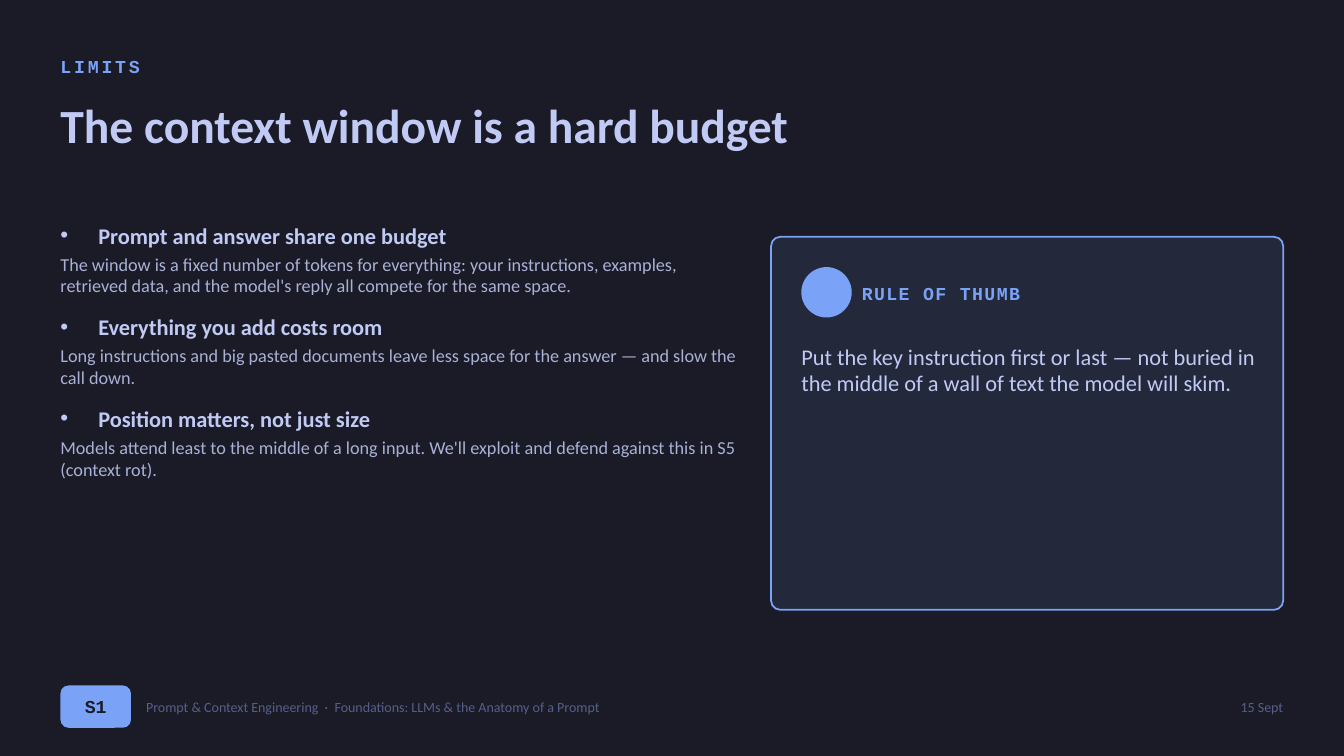
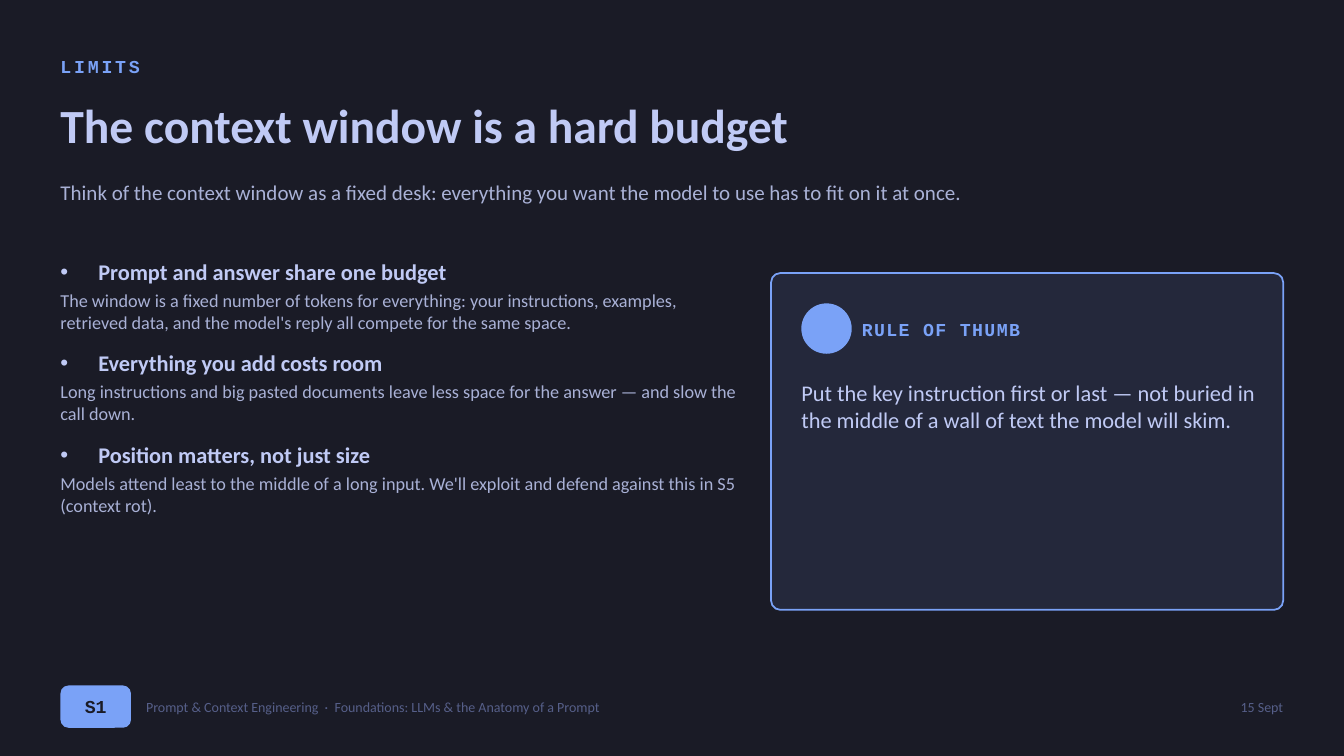
Before and after one commit to sduprey/langchain_courses, a slide deck: slide 10 of prompt-engineering-course/prompt_engineering_presentation_support/PE_S1_foundations.pptx. Drawn at 1344x756 pixels with LibreOffice and Linux fonts; fonts in the diff are those of the drawing. Boxes give left, top, right and bottom in pixels: in the first picture for what was removed or moved away, otherwise in the second. Text is boxed around its words. In the diff, an @@ line names an element or a change of style, - is before the commit and + after.

```diff
--- a/prompt-engineering-course/prompt_engineering_presentation_support/PE_S1_foundations.pptx
+++ b/prompt-engineering-course/prompt_engineering_presentation_support/PE_S1_foundations.pptx
@@ text added at [60, 185, 961, 204], 15 pt, text #A9B1D6 @@
+Think of the context window as a fixed desk: everything you want the model to use has to fit on it at once.
@@ text "Prompt and answer share one ...": place and size @@
-text "Prompt and answer share one ..." at [60, 228, 736, 479]
+text "Prompt and answer share one ..." at [60, 264, 736, 515]
@@ rounded rectangle: place and size @@
-rounded rectangle at [771, 237, 1284, 610]
+rounded rectangle at [771, 273, 1284, 610]
@@ rounded rectangle at [771, 273, 1284, 610]: proportions changed @@
@@ ellipse: place and size @@
-ellipse at [802, 267, 852, 318]
+ellipse at [802, 303, 852, 354]
@@ text "RULE OF THUMB": place and size @@
-text "RULE OF THUMB" at [862, 288, 1020, 300]
+text "RULE OF THUMB" at [862, 324, 1020, 336]
@@ text "Put the key instruction first ...": place and size @@
-text "Put the key instruction first ..." at [801, 349, 1255, 391]
+text "Put the key instruction first ..." at [801, 385, 1255, 428]
```
Also in this commit, not shown: 10 other slides changed, 18 other files.
